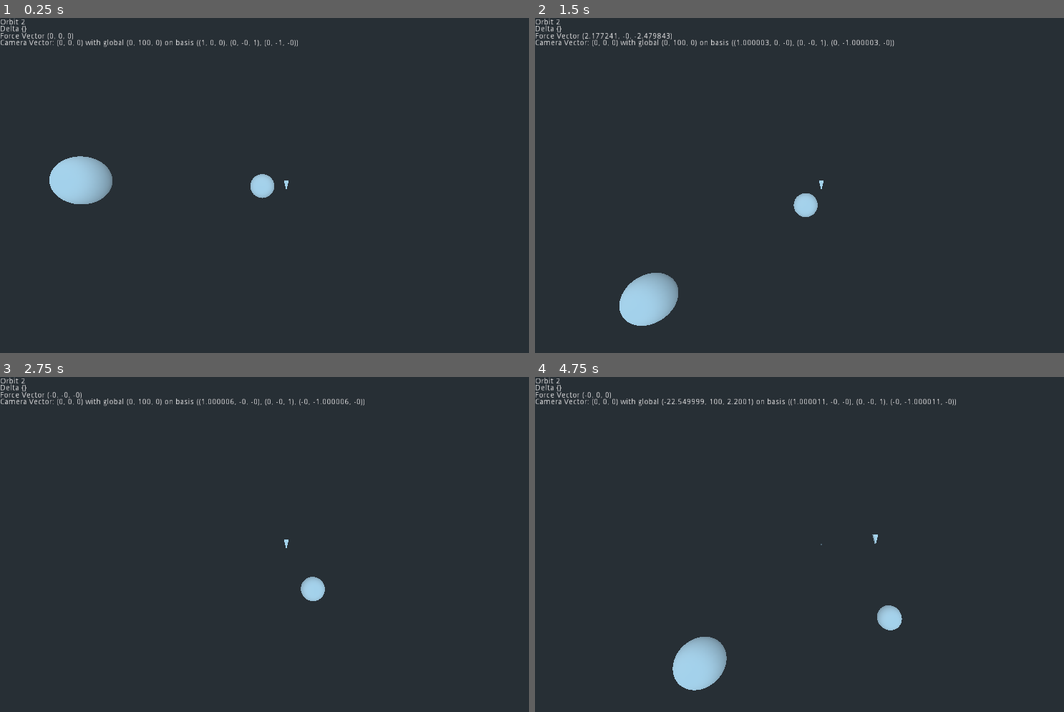
Above: before the commit, frames 1-4 (two rows, left to right).
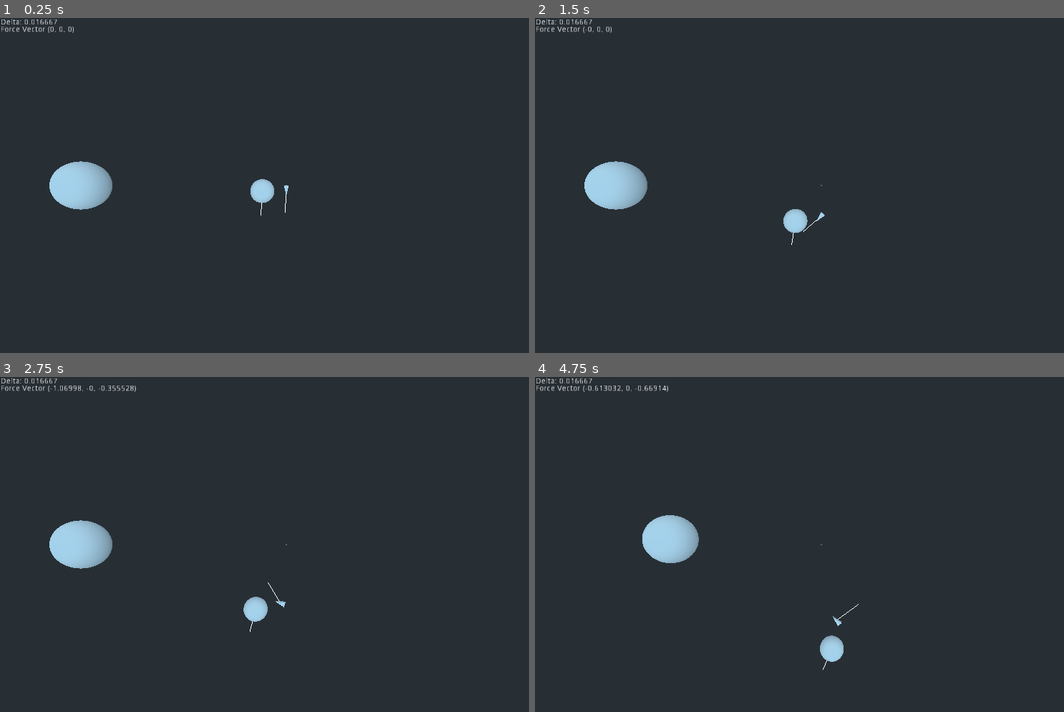
Above: after the commit, the same moments.

Repository: Smoss/Godot_Space
Game: Godot game, scene res://SolarSystem/System.tscn
Two runs of this game, one before a commit and one after it. Both use one fixed random seed, a clock stepped at 60 frames per second and the inputs below.
Inputs (mouse positions are in pixels of both pictures, inside the frame that each line leads up to):
- Up to frame 1 (0.25 s): no input
- Up to frame 2 (1.5 s): move the mouse to (947, 168) at 0.52 s; hold Right (ui_right) 0.53-1.28 s; hold Ctrl (decrease_throttle, bound only after the commit) 0.53-1.28 s; click (947, 168) at 0.67 s; move the mouse to (704, 202) at 1.27 s; hold Down (ui_down) from 1.28 s (still down); tap T (damp_rot, bound only after the commit) at 1.35 s; click (704, 202) at 1.42 s
- Up to frame 3 (2.75 s): tap Ctrl (decrease_throttle, bound only after the commit) at 1.55, 2.3 s; move the mouse to (343, 470) at 2.02 s; release Down (ui_down) at 2.03 s; hold Right (ui_right) from 2.03 s (still down); hold Shift (damp_rot, bound only before the commit) from 2.03 s (still down); click (343, 470) at 2.17 s
- Up to frame 4 (4.75 s): move the mouse to (794, 611) at 2.77 s; release Right (ui_right) at 2.78 s; release Shift (damp_rot, bound only before the commit) at 2.78 s; hold Up (ui_up) 2.78-3.53 s; tap S (move_camera_down) at 2.85 s; click (794, 611) at 2.92 s; tap Ctrl (decrease_throttle, bound only after the commit) at 3.05, 3.8, 4.55 s; move the mouse to (995, 594) at 3.52 s; hold A (move_camera_left) 3.53-4.28 s; hold Left (ui_left) from 3.53 s (still down); click (995, 594) at 3.67 s; move the mouse to (651, 494) at 4.27 s; tap D (move_camera_right) at 4.35 s; click (651, 494) at 4.42 s

The runs differ from the first frame. In frame 1, 1.2% of the frame differs, in the area x 0-57%, y 0-59%; in frame 2, 4.0%, in the area x 0-68%, y 0-92%; in frame 3, 2.7%; in frame 4, 3.9%.

Commit message:
Gonne give this future projection now

Diff:
--- a/OrbitalGodot/Common/Massive.gd
+++ b/OrbitalGodot/Common/Massive.gd
@@ -11,9 +11,16 @@
 const G_Constant = .1
 export var debug: bool = false
 
+onready var future_path = $FuturePath
 var influenced_by : Array = []
 var next_lv: Vector3 = Vector3()
 var applied_forces: Vector3 = Vector3()
+var altitude = 0
+var primary_body: RigidBody = null
+var roche_limit: float = 0.0
+var forces: Dictionary = {}
+
+var m = SpatialMaterial.new()
 
 class influencer:
 	var mass: float = 0
@@ -32,14 +39,22 @@
 	var target_translation: Vector3 = target.to_global(Vector3())
 	var direction: Vector3 = target_translation - local_translation
 	var length = direction.length()
+	if target != primary_body and target.mass > self.mass and length + 5 < altitude:
+		primary_body = target
+		altitude = length
+	elif target == primary_body:
+		altitude = length
 	var force_vec = target.mass * direction
 	var lengthSquared = length * length * length
 
 	var k1 = mass / lengthSquared * G_Constant
+	if target.mass > self.mass:
+		forces[target] = [force_vec, length]
 	return force_vec * k1
 
-func calculateStep(state: PhysicsDirectBodyState, location: Vector3):
+func calculateStep(location: Vector3):
 	var threads: Array = []
+	forces = {}
 	for target in self.influenced_by:
 		if target is RigidBody:
 			var thread = Thread.new()
@@ -48,42 +63,70 @@
 	var force_vec = Vector3()
 	for thread in threads:
 		force_vec += thread.wait_to_finish()
-
 	return (force_vec / self.mass)
 
 func _ready():
 	next_lv = self.get_linear_velocity()
+	m.flags_unshaded = true
+	m.flags_use_point_size = true
+	m.albedo_color = Color.white
 
-func _integrate_forces(state: PhysicsDirectBodyState):
-	#._integrate_forces(state)
-	var delta = state.step
-	var half_delta = delta / 2
+func calc_full_step(delta: float, linear_vel: Vector3, base_loc: Vector3):
+	var init_loc = base_loc + Vector3()
 	var base_lv = Vector3()
 	if self.get_colliding_bodies().size() > 0:
-		base_lv = state.get_linear_velocity()
+		base_lv = linear_vel
 	else:
-		base_lv = next_lv
-	var base_loc = self.to_global(Vector3())
+		base_lv = self.next_lv
+	#var base_loc = self.to_global(Vector3())
 
-	var euler_lv = base_lv + (applied_forces + calculateStep(state, base_loc)) * 1 * delta
+	var euler_lv = base_lv + (applied_forces + calculateStep(base_loc)) * 1 * delta
 	# c1
-	base_lv += (applied_forces + calculateStep(state, base_loc)) * d_1_3 * delta
+	base_lv += (applied_forces + calculateStep(base_loc)) * d_1_3 * delta
 	base_loc += base_lv * c_1_4 * delta
 
 	# c2
-	base_lv += (applied_forces + calculateStep(state, base_loc)) * d_2 * delta
+	base_lv += (applied_forces + calculateStep(base_loc)) * d_2 * delta
 	base_loc += base_lv * c_2_3 * delta
 
 	# c3
-	base_lv += (applied_forces + calculateStep(state, base_loc)) * d_1_3 * delta
+	base_lv += (applied_forces + calculateStep(base_loc)) * d_1_3 * delta
 	base_loc += base_lv * c_2_3 * delta
 
 	# c4
 	base_loc += base_lv * c_1_4 * delta
 
-	var final_lv = (base_loc - self.to_global(Vector3())) / delta
+	return [(base_loc - init_loc) / delta, base_lv]
+
+func _physics_process(delta):
+	var curr_loc = self.to_global(Vector3())
+	var test_lv = calc_full_step(1, self.get_linear_velocity(), curr_loc)[0]
+	var next_loc = curr_loc + test_lv
+	if future_path is ImmediateGeometry:
+		future_path.clear()
+		future_path.set_material_override(m)
+		future_path.begin(Mesh.PRIMITIVE_POINTS, null)
+		future_path.add_vertex(Vector3())
+		future_path.add_vertex(test_lv)
+		future_path.end()
+		future_path.begin(Mesh.PRIMITIVE_LINE_STRIP, null)
+		future_path.add_vertex(Vector3())
+		future_path.add_vertex(test_lv)
+		future_path.end()
+
+func _integrate_forces(state: PhysicsDirectBodyState):
+	var delta = state.step
+	var lv_pair = calc_full_step(delta, state.get_linear_velocity(), self.to_global(Vector3()))
+	var final_lv = lv_pair[0]
+	var base_lv = lv_pair[1]
 	state.set_linear_velocity(final_lv)
-	final_lv += applied_forces * delta
 	state.integrate_forces()
 
 	next_lv = base_lv
+
+	for gravitor in forces:
+		if gravitor == primary_body:
+			altitude = forces[gravitor][1]
+		elif not forces.has(primary_body) or not primary_body or forces[gravitor][0] > forces[primary_body][0]:
+			primary_body = gravitor
+			altitude = forces[gravitor][1]
--- a/OrbitalGodot/PlanetLogic/GravityArea.gd
+++ b/OrbitalGodot/PlanetLogic/GravityArea.gd
@@ -9,7 +9,6 @@
 	var parent = get_parent() as Spatial
 	if parent is RigidBody:
 		scale *= (parent.mass * Massive.G_Constant)
-		print(scale)
 
 # Called every frame. 'delta' is the elapsed time since the previous frame.
 #func _process(delta: float):
--- a/OrbitalGodot/PlanetLogic/Planet.tscn
+++ b/OrbitalGodot/PlanetLogic/Planet.tscn
@@ -29,4 +29,6 @@
 
 [node name="SatelliteCenter" parent="." instance=ExtResource( 3 )]
 
+[node name="FuturePath" type="ImmediateGeometry" parent="."]
+
 [connection signal="body_exited" from="GravityArea" to="GravityArea" method="_on_GravityArea_body_exited"]
--- a/OrbitalGodot/ShipLogic/Camera.gd
+++ b/OrbitalGodot/ShipLogic/Camera.gd
@@ -1,15 +1,19 @@
 extends KinematicBody
 const speed = 33
+const Massive = preload("res://Common/Massive.gd")
 
 
 # Declare member variables here. Examples:
 # var a = 2
 # var b = "text"
 
+var target_node: Massive = null# =  get_tree().get_nodes_in_group('camera_follow')[0]
+onready var primary_info = $Camera/PrimaryInfo
+onready var velocity = $Camera/Velocity
 
-# Called when the node enters the scene tree for the first time.
 func _ready():
-	pass # Replace with function body.
+	primary_info.visible = false
+	velocity.visible = false
 
 func _physics_process(delta):
 	var scale: Vector3 = Vector3()
@@ -18,7 +22,6 @@
 		scale.y += speed
 	if Input.is_action_pressed("zoom_in"):
 		scale.y -= speed
-
 
 	if Input.is_action_pressed("move_camera_left"):
 		scale.x -= speed
@@ -30,11 +33,41 @@
 		scale.z += speed
 
 	var direction = self.get_parent().transform.basis.xform(scale)
-	self.get_node("Camera/Camera Motion").text = 'Camera Vector: {} with global {} on basis {}'.format([direction, self.translation, self.transform.basis], '{}')
+	if target_node and target_node is Massive:
+		direction += target_node.get_linear_velocity()
+		if target_node.primary_body:
+			primary_info.text = 'Target Primary:{}\nTarget Altitude:{}\nTarget Roche limit'.format(
+				[target_node.primary_body.name, target_node.altitude, target_node.roche_limit],
+				'{}'
+			)
+		velocity.text = 'Current V {}'.format([target_node.next_lv.length()], '{}')
 	self.move_and_slide(direction)
+	$Camera/DeltaLabel.text = "Delta: {}".format([delta], '{}')
 
+func _input(event):
+	if event is InputEventMouseButton and event.button_index == BUTTON_LEFT and event.is_pressed() and event.doubleclick:
 
+		var space_state = get_world().direct_space_state
+		var mouse_pos = get_viewport().get_mouse_position()
+		var origin = $Camera.project_ray_origin(mouse_pos)
+		var target = origin + $Camera.project_ray_normal(mouse_pos) * 1000
 
+		var intersection = space_state.intersect_ray(origin, target)
+
+		if not intersection.empty() and intersection.collider is Massive:
+			var pos = intersection.position
+			target_node = intersection.collider
+			self.translation = Vector3(0, 100, 0) + target_node.to_global(Vector3())
+			self.look_at(target_node.to_global(Vector3()), Vector3(0, 0, -1))
+			velocity.visible = true
+			if target_node.primary_body:
+				primary_info.visible = true
+			else:
+				primary_info.visible = false
+		else:
+			target_node = null
+			primary_info.visible = false
+			velocity.visible = false
 # Called every frame. 'delta' is the elapsed time since the previous frame.
 #func _process(delta):
 #	pass
--- a/OrbitalGodot/ShipLogic/Camera.tscn
+++ b/OrbitalGodot/ShipLogic/Camera.tscn
@@ -10,18 +10,20 @@
 far = 1000.0
 
 [node name="Velocity" type="Label" parent="Camera"]
-margin_top = 1.0
-margin_right = 45.0
-margin_bottom = 15.0
+margin_left = 1.0
+margin_top = 26.0
+margin_right = 46.0
+margin_bottom = 40.0
 text = "Orbit 2"
 __meta__ = {
 "_edit_use_anchors_": false
 }
 
 [node name="DeltaLabel" type="Label" parent="Camera"]
-margin_top = 13.0
-margin_right = 48.0
-margin_bottom = 27.0
+margin_left = 1.0
+margin_top = 1.0
+margin_right = 49.0
+margin_bottom = 15.0
 text = "Delta {}"
 __meta__ = {
 "_edit_use_anchors_": false
@@ -30,20 +32,24 @@
 [node name="Force" type="Label" parent="Camera" groups=[
 "velocity_label",
 ]]
-margin_top = 26.0
-margin_right = 40.0
-margin_bottom = 40.0
+margin_left = 1.0
+margin_top = 14.0
+margin_right = 133.0
+margin_bottom = 28.0
 text = "Force Vector (0, 0, 0)"
 script = ExtResource( 1 )
 __meta__ = {
 "_edit_use_anchors_": false
 }
 
-[node name="Camera Motion" type="Label" parent="Camera"]
-margin_top = 38.0
-margin_right = 40.0
-margin_bottom = 52.0
-text = "Camera vector: (0, 0, 0)"
+[node name="PrimaryInfo" type="Label" parent="Camera"]
+margin_left = 1.0
+margin_top = 39.0
+margin_right = 117.0
+margin_bottom = 87.0
+text = "Target Primary:
+Target Altitude:
+Target Roche limit"
 __meta__ = {
 "_edit_use_anchors_": false
 }
--- a/OrbitalGodot/ShipLogic/Ship.gd
+++ b/OrbitalGodot/ShipLogic/Ship.gd
@@ -1,19 +1,27 @@
 extends "res://Common/Massive.gd"
 const FORCE_MAGNITUDE = 33
+const THROTTLE_SHIFT = 1.0 / 2.0
+var throttle = 0
 
 signal forcing
 # Called when the node enters the scene tree for the first time.
+
+func _process(delta):
+	var curr_throttle_shift = 0
+	if Input.is_action_pressed("increase_throttle"):
+		curr_throttle_shift += THROTTLE_SHIFT * delta
+	elif Input.is_action_pressed("decrease_throttle"):
+		curr_throttle_shift -= THROTTLE_SHIFT * delta
+	throttle += curr_throttle_shift
+	throttle = clamp(throttle, 0, 1)
+
+
 func _ready():
 	var velocity_label = get_tree().get_nodes_in_group('velocity_label')[0]
 	self.connect('forcing', velocity_label, '_forcing')
-	pass # Replace with function body.
 
 func _physics_process(delta):
-	var magnitude = 0
-	if Input.is_action_pressed("ui_up"):
-		magnitude += FORCE_MAGNITUDE
-	if Input.is_action_pressed("ui_down"):
-		magnitude -= FORCE_MAGNITUDE
+	var magnitude = FORCE_MAGNITUDE * throttle
 	self.applied_forces = self.transform.basis.z * magnitude * self.mass
 	emit_signal('forcing', self.applied_forces)
 	var rot = Vector3()
--- a/OrbitalGodot/ShipLogic/Ship.tscn
+++ b/OrbitalGodot/ShipLogic/Ship.tscn
@@ -22,3 +22,5 @@
 [node name="CollisionShape" type="CollisionShape" parent="."]
 transform = Transform( 2, 0, 0, 0, 2, 0, 0, 0, 2, 0, 0, 0 )
 shape = SubResource( 2 )
+
+[node name="FuturePath" type="ImmediateGeometry" parent="."]
--- a/OrbitalGodot/SolarSystem/System.gd
+++ b/OrbitalGodot/SolarSystem/System.gd
@@ -4,21 +4,12 @@
 # Declare member variables here. Examples:
 # var a = 2
 # var b = "text"
-var max_ME = 0
-var min_ME = INF
-var max_V = 0
-var min_V = INF
 # Called when the node enters the scene tree for the first time.
-func _ready():
-	pass # Replace with function body.
 
 
 # Called every frame. 'delta' is the elapsed time since the previous frame.
 func _process(delta):
-	var planet3Label = get_node("PlayerShip/PlayerCamera/Camera/Velocity")
 	var planet3_v = (get_node("PlayerShip").get_linear_velocity() - get_node("Sun").get_linear_velocity())
-	#planet3Label.text = 'Current V {}'.format([get_node("PlayerShip").next_lv], '{}')
-	#get_node("PlayerShip/PlayerCamera/Camera/DeltaLabel").text = "Delta: {}".format([delta], '{}')
 
 #	print(ME)
 	#print(delta)
--- a/OrbitalGodot/SolarSystem/System.tscn
+++ b/OrbitalGodot/SolarSystem/System.tscn
@@ -12,15 +12,23 @@
 mass = 10000.0
 visual_scale = 10.0
 
-[node name="PlayerShip" parent="." instance=ExtResource( 3 )]
+[node name="PlayerShip" parent="." groups=[
+"play_ship",
+] instance=ExtResource( 3 )]
 transform = Transform( 1, 0, 0, 0, 1, 0, 0, 0, 1, 85, 0, 0 )
 linear_velocity = Vector3( 0, 0, 9 )
 
-[node name="PlayerCamera" parent="PlayerShip" instance=ExtResource( 4 )]
-transform = Transform( 1, 0, 0, 0, -4.37114e-08, 1, 0, -1, -4.37114e-08, 0, 100, 0 )
-
-[node name="Planet" parent="." instance=ExtResource( 1 )]
+[node name="Earth" parent="." instance=ExtResource( 1 )]
 transform = Transform( 1, 0, 0, 0, 1, 0, 0, 0, 1, 75, 0, 0 )
 mass = 50.0
 linear_velocity = Vector3( 0, 0, 10 )
 visual_scale = 5.0
+
+[node name="PlayerCamera" parent="." instance=ExtResource( 4 )]
+transform = Transform( 1, 0, 0, 0, -4.37114e-08, 1, 0, -1, -4.37114e-08, 85, 100, 0 )
+
+[node name="Earth2" parent="." instance=ExtResource( 1 )]
+transform = Transform( 1, 0, 0, 0, 1, 0, 0, 0, 1, -75, 0, 0 )
+mass = 50.0
+linear_velocity = Vector3( 0, 0, -10 )
+visual_scale = 5.0
--- a/OrbitalGodot/project.godot
+++ b/OrbitalGodot/project.godot
@@ -22,17 +22,19 @@
 
 damp_rot={
 "deadzone": 0.5,
-"events": [ Object(InputEventKey,"resource_local_to_scene":false,"resource_name":"","device":0,"alt":false,"shift":false,"control":false,"meta":false,"command":false,"pressed":false,"scancode":16777237,"unicode":0,"echo":false,"script":null)
+"events": [ Object(InputEventKey,"resource_local_to_scene":false,"resource_name":"","device":0,"alt":false,"shift":false,"control":false,"meta":false,"command":false,"pressed":false,"scancode":84,"unicode":0,"echo":false,"script":null)
  ]
 }
 zoom_out={
 "deadzone": 0.5,
 "events": [ Object(InputEventKey,"resource_local_to_scene":false,"resource_name":"","device":0,"alt":false,"shift":false,"control":false,"meta":false,"command":false,"pressed":false,"scancode":45,"unicode":0,"echo":false,"script":null)
+, Object(InputEventMouseButton,"resource_local_to_scene":false,"resource_name":"","device":0,"alt":false,"shift":false,"control":false,"meta":false,"command":false,"button_mask":0,"position":Vector2( 0, 0 ),"global_position":Vector2( 0, 0 ),"factor":1.0,"button_index":5,"pressed":false,"doubleclick":false,"script":null)
  ]
 }
 zoom_in={
 "deadzone": 0.5,
 "events": [ Object(InputEventKey,"resource_local_to_scene":false,"resource_name":"","device":0,"alt":false,"shift":false,"control":false,"meta":false,"command":false,"pressed":false,"scancode":61,"unicode":0,"echo":false,"script":null)
+, Object(InputEventMouseButton,"resource_local_to_scene":false,"resource_name":"","device":0,"alt":false,"shift":false,"control":false,"meta":false,"command":false,"button_mask":0,"position":Vector2( 0, 0 ),"global_position":Vector2( 0, 0 ),"factor":1.0,"button_index":4,"pressed":false,"doubleclick":false,"script":null)
  ]
 }
 move_camera_up={
@@ -55,6 +57,21 @@
 "events": [ Object(InputEventKey,"resource_local_to_scene":false,"resource_name":"","device":0,"alt":false,"shift":false,"control":false,"meta":false,"command":false,"pressed":false,"scancode":65,"unicode":0,"echo":false,"script":null)
  ]
 }
+mouse_click={
+"deadzone": 0.5,
+"events": [ Object(InputEventMouseButton,"resource_local_to_scene":false,"resource_name":"","device":0,"alt":false,"shift":false,"control":false,"meta":false,"command":false,"button_mask":0,"position":Vector2( 0, 0 ),"global_position":Vector2( 0, 0 ),"factor":1.0,"button_index":1,"pressed":false,"doubleclick":false,"script":null)
+ ]
+}
+increase_throttle={
+"deadzone": 0.5,
+"events": [ Object(InputEventKey,"resource_local_to_scene":false,"resource_name":"","device":0,"alt":false,"shift":false,"control":false,"meta":false,"command":false,"pressed":false,"scancode":16777237,"unicode":0,"echo":false,"script":null)
+ ]
+}
+decrease_throttle={
+"deadzone": 0.5,
+"events": [ Object(InputEventKey,"resource_local_to_scene":false,"resource_name":"","device":0,"alt":false,"shift":false,"control":false,"meta":false,"command":false,"pressed":false,"scancode":16777238,"unicode":0,"echo":false,"script":null)
+ ]
+}
 
 [physics]
 
